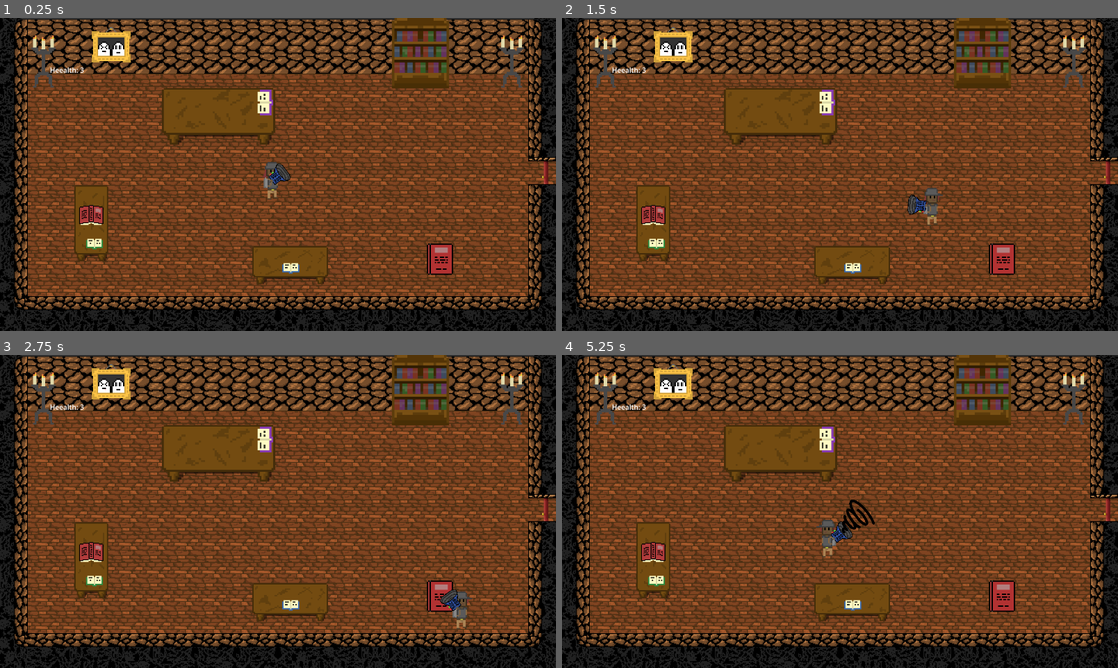
Above: before the commit, frames 1-4 (two rows, left to right).
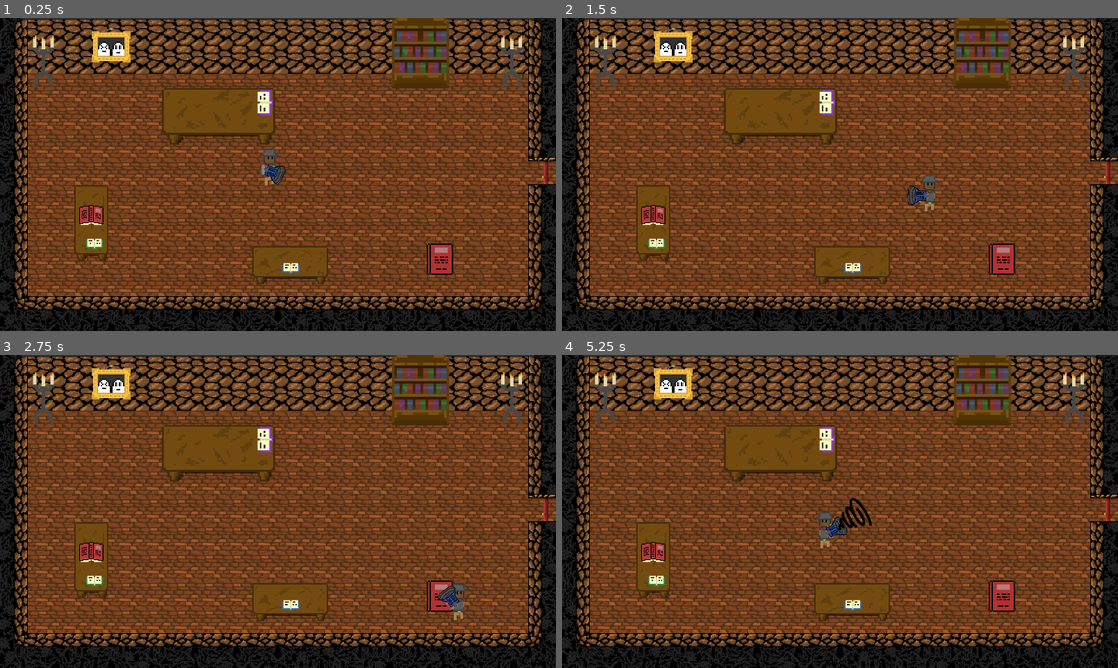
Above: after the commit, the same moments.

Repository: Oatcheese/Ghost-Catchin
Game: Godot game, scene res://Scenes/Main Scene.tscn
Same seed, same stepped clock (60 frames per second), same inputs: the game is played once before the commit and once after it.
Inputs (mouse positions are in pixels of both pictures, inside the frame that each line leads up to):
- Up to frame 1 (0.25 s): no input
- Up to frame 2 (1.5 s): tap Enter at 0.5 s; move the mouse to (962, 158) at 0.52 s; hold D (move_right) 0.53-1.28 s; click (962, 158) at 0.67 s; move the mouse to (728, 190) at 1.27 s; hold S (move_down) from 1.28 s (still down)
- Up to frame 3 (2.75 s): move the mouse to (333, 442) at 2.02 s; release S (move_down) at 2.03 s; hold D (move_right) from 2.03 s (still down)
- Up to frame 4 (5.25 s): move the mouse to (812, 574) at 2.77 s; release D (move_right) at 2.78 s; hold W (move_up) 2.78-3.53 s; click (812, 574) at 2.92 s; move the mouse to (1006, 558) at 3.52 s; hold A (move_left) 3.53-5.03 s; move the mouse to (673, 464) at 4.27 s; move the mouse to (867, 511) at 5.02 s; hold S (move_down) from 5.03 s (still down); click (867, 511) at 5.17 s

The runs differ from the first frame. In frame 1, 0.5% of the frame differs, in the area x 9-53%, y 15-58%; in frame 2, 0.6%; in frame 3, 0.5%; in frame 4, 0.7%, in the area x 9-57%, y 15-65%.

Commit message:
Player fixes (#30)
* fix: player collisions and doors

* fix: vacuum moves around player

Diff:
--- a/Scenes/Doors/BottomDoor.tscn
+++ b/Scenes/Doors/BottomDoor.tscn
@@ -1,7 +1,7 @@
 [gd_scene format=3 uid="uid://dqsrasa51h5fq"]
 
 [ext_resource type="Texture2D" uid="uid://rnr4d2lbc04h" path="res://Sprites/Doors/bottom-door.png" id="1_r1oog"]
-[ext_resource type="Script" uid="uid://u214hb2flxv8" path="res://Scripts/Doors/Door.gd" id="1_sx37k"]
+[ext_resource type="Script" uid="uid://u214hb2flxv8" path="res://Scripts/Door.gd" id="1_sx37k"]
 [ext_resource type="Texture2D" uid="uid://cqsiu3hnx73hb" path="res://Sprites/Doors/bottom-door-open.png" id="2_sx37k"]
 
 [sub_resource type="SpriteFrames" id="SpriteFrames_qcfhw"]
--- a/Scenes/Doors/LeftDoor.tscn
+++ b/Scenes/Doors/LeftDoor.tscn
@@ -1,6 +1,6 @@
 [gd_scene format=3 uid="uid://42eq78vsn5i8"]
 
-[ext_resource type="Script" uid="uid://u214hb2flxv8" path="res://Scripts/Doors/Door.gd" id="1_386r2"]
+[ext_resource type="Script" uid="uid://u214hb2flxv8" path="res://Scripts/Door.gd" id="1_386r2"]
 [ext_resource type="Texture2D" uid="uid://k1eojefnye1g" path="res://Sprites/Doors/left-door.png" id="1_i0lk1"]
 [ext_resource type="Texture2D" uid="uid://dwb1vnmrpbu5e" path="res://Sprites/Doors/left-door-open.png" id="2_386r2"]
 
--- a/Scenes/Doors/RightDoor.tscn
+++ b/Scenes/Doors/RightDoor.tscn
@@ -1,6 +1,6 @@
 [gd_scene format=3 uid="uid://s8n7odewuimf"]
 
-[ext_resource type="Script" uid="uid://u214hb2flxv8" path="res://Scripts/Doors/Door.gd" id="1_b1bnq"]
+[ext_resource type="Script" uid="uid://u214hb2flxv8" path="res://Scripts/Door.gd" id="1_b1bnq"]
 [ext_resource type="Texture2D" uid="uid://cl71xh20anbx2" path="res://Sprites/Doors/right-door.png" id="2_1fk65"]
 [ext_resource type="Texture2D" uid="uid://jcllp3aj3ki4" path="res://Sprites/Doors/right-door-open.png" id="3_bgsld"]
 
--- a/Scenes/Doors/TopDoor.tscn
+++ b/Scenes/Doors/TopDoor.tscn
@@ -1,6 +1,6 @@
 [gd_scene format=4 uid="uid://c2ahyviycpspv"]
 
-[ext_resource type="Script" uid="uid://u214hb2flxv8" path="res://Scripts/Doors/Door.gd" id="1_1ko6w"]
+[ext_resource type="Script" uid="uid://u214hb2flxv8" path="res://Scripts/Door.gd" id="1_1ko6w"]
 [ext_resource type="Texture2D" uid="uid://dr08l7qbbr0bb" path="res://Sprites/Doors/top-door.png" id="2_v5lka"]
 [ext_resource type="Texture2D" uid="uid://b1vqskltuvyia" path="res://Sprites/Doors/top-door-open.png" id="3_n0vcw"]
 [ext_resource type="Texture2D" uid="uid://bywhhn18kyqai" path="res://Sprites/Doors/top-door-mask.png" id="4_d7o7x"]
--- a/Scenes/Player.tscn
+++ b/Scenes/Player.tscn
@@ -7,7 +7,6 @@
 [ext_resource type="Texture2D" uid="uid://dbd6pn17v85qs" path="res://Sprites/player/UntitledArtwork1 - 1.png" id="6_52ee3"]
 [ext_resource type="Texture2D" uid="uid://b8v0pei01614l" path="res://Sprites/vacuum.png" id="7_52ee3"]
 [ext_resource type="Texture2D" uid="uid://0nyq58qn40om" path="res://Sprites/player/UntitledArtwork1 - 2.png" id="7_bhhdu"]
-[ext_resource type="Script" uid="uid://c1irkpoue2wjn" path="res://Scripts/HealthCheck.gd" id="8_bhhdu"]
 
 [sub_resource type="SpriteFrames" id="SpriteFrames_a35do"]
 animations = [{
@@ -38,44 +37,30 @@
 [sub_resource type="RectangleShape2D" id="RectangleShape2D_ysm7c"]
 size = Vector2(25.600002, 25.600004)
 
-[node name="PlayerNode" type="Node2D" unique_id=388349598]
+[node name="Player" type="Node2D" unique_id=388349598]
 scale = Vector2(4, 4)
-
-[node name="Control2" type="Control" parent="." unique_id=926420938]
-layout_mode = 3
-anchors_preset = 0
-offset_right = 40.0
-offset_bottom = 40.0
-
-[node name="Label" type="Label" parent="Control2" unique_id=388204567]
-layout_mode = 0
-offset_left = -47.52
-offset_top = -8.96
-offset_right = -7.5200005
-offset_bottom = 14.04
-script = ExtResource("8_bhhdu")
 
 [node name="Player" type="CharacterBody2D" parent="." unique_id=2058297414 groups=["player"]]
 scale = Vector2(3, 3)
 script = ExtResource("1_dewec")
 
 [node name="AnimatedSprite2D" type="AnimatedSprite2D" parent="Player" unique_id=1889163727]
+position = Vector2(-2.5, -10.083334)
 sprite_frames = SubResource("SpriteFrames_a35do")
 
 [node name="Control" type="Control" parent="Player" unique_id=540934993]
 z_index = 1
 layout_mode = 3
 anchors_preset = 0
-offset_top = -50.0
-offset_right = 40.0
-offset_bottom = -10.0
+offset_left = -25.0
+offset_top = -40.0
+offset_right = -25.0
+offset_bottom = -40.0
 
 [node name="VacuumProgress" type="ProgressBar" parent="Player/Control" unique_id=1866189371]
 layout_mode = 0
-offset_left = -23.100002
-offset_top = 21.15
-offset_right = 26.899998
-offset_bottom = 41.762314
+offset_right = 50.0
+offset_bottom = 20.000002
 scale = Vector2(1, 0.397)
 theme_override_styles/background = SubResource("StyleBoxFlat_5ixxa")
 theme_override_styles/fill = SubResource("StyleBoxFlat_nn08x")
@@ -83,28 +68,27 @@
 script = ExtResource("4_5ixxa")
 
 [node name="CollisionShape2D" type="CollisionShape2D" parent="Player" unique_id=860557823]
-position = Vector2(1.8984375, 10)
 shape = SubResource("RectangleShape2D_bhhdu")
 
-[node name="Vacuum2" type="Area2D" parent="Player" unique_id=1206460143]
+[node name="Vacuum" type="Area2D" parent="Player" unique_id=1206460143]
+position = Vector2(-2, -9)
 collision_mask = 3
 script = ExtResource("4_nn08x")
 
-[node name="VacuumSprite" type="Sprite2D" parent="Player/Vacuum2" unique_id=1583014815]
-position = Vector2(0.16000009, -6.88)
+[node name="VacuumSprite" type="Sprite2D" parent="Player/Vacuum" unique_id=1583014815]
+position = Vector2(6.25, 0.46666718)
 scale = Vector2(0.5, 0.5)
 texture = ExtResource("7_52ee3")
-centered = false
 
-[node name="Succ" type="Sprite2D" parent="Player/Vacuum2" unique_id=1670679414]
-position = Vector2(23.199999, -1.76)
+[node name="Succ" type="Sprite2D" parent="Player/Vacuum" unique_id=1670679414]
+position = Vector2(21.25, -2.3666663)
 rotation = 1.5707964
-scale = Vector2(0.049963478, 0.049963478)
+scale = Vector2(0.05, 0.05)
 texture = ExtResource("5_nn08x")
 
-[node name="SuccCollider" type="CollisionShape2D" parent="Player/Vacuum2" unique_id=912975859]
-position = Vector2(22.833334, -2.1666665)
+[node name="SuccCollider" type="CollisionShape2D" parent="Player/Vacuum" unique_id=912975859]
+position = Vector2(21.249998, -2.1999993)
 scale = Vector2(0.99999976, 0.99999976)
 shape = SubResource("RectangleShape2D_ysm7c")
 
-[connection signal="body_entered" from="Player/Vacuum2" to="Player/Vacuum2" method="_on_body_entered"]
+[connection signal="body_entered" from="Player/Vacuum" to="Player/Vacuum" method="_on_body_entered"]
--- a/Scenes/Room1.tscn
+++ b/Scenes/Room1.tscn
@@ -9,7 +9,6 @@
 [ext_resource type="Texture2D" uid="uid://cr26771hxute6" path="res://Sprites/floor-tile.png" id="6_olvpm"]
 [ext_resource type="Texture2D" uid="uid://bke1rl0k220nn" path="res://Sprites/wall-tile.png" id="7_xqepp"]
 [ext_resource type="PackedScene" uid="uid://s8n7odewuimf" path="res://Scenes/Doors/RightDoor.tscn" id="9_626qf"]
-[ext_resource type="PackedScene" uid="uid://dpd6b4rc3pmy4" path="res://Scenes/Room2.tscn" id="10_wsvf8"]
 [ext_resource type="Texture2D" uid="uid://c7bcectfsove4" path="res://Sprites/table1.png" id="13_huy5m"]
 [ext_resource type="Texture2D" uid="uid://dmlsvauhl86rl" path="res://Sprites/candelabra/UntitledArtwork1 - 1.png" id="14_a7g50"]
 [ext_resource type="Texture2D" uid="uid://ci3qho3qo0igg" path="res://Sprites/candelabra/UntitledArtwork1 - 2.png" id="15_626qf"]
@@ -142,9 +141,6 @@
 [node name="Room1" type="Node2D" unique_id=329816156]
 scale = Vector2(2, 2)
 
-[node name="RDoorMark" type="Marker2D" parent="." unique_id=1924532586]
-position = Vector2(624, 172)
-
 [node name="SpawnPoint" type="Marker2D" parent="." unique_id=274395659]
 position = Vector2(309.5, 188)
 
@@ -156,10 +152,13 @@
 tile_map_data = PackedByteArray("AAAAAAEAAQAAAAAAABAAAAIAAQAAAAAAABAAAAMAAQAAAAAAABAAAAQAAQAAAAAAABAAAAUAAQAAAAAAABAAAA …(3440 unchanged characters)…
 tile_set = SubResource("TileSet_ro2ln")
 
-[node name="RDoor" parent="." unique_id=1785350478 instance=ExtResource("9_626qf")]
-position = Vector2(623.5, 176)
+[node name="RightDoor" parent="." unique_id=1785350478 instance=ExtResource("9_626qf")]
+position = Vector2(624, 176)
 spawn_marker_name = "LeftDoorSpawn"
-_next_room = ExtResource("10_wsvf8")
+next_room_path = "uid://dpd6b4rc3pmy4"
+
+[node name="RightDoorSpawn" type="Marker2D" parent="." unique_id=1924532586]
+position = Vector2(624, 176)
 
 [node name="Walls" type="StaticBody2D" parent="." unique_id=1780022640]
 
--- a/Scenes/Room2.tscn
+++ b/Scenes/Room2.tscn
@@ -111,12 +111,6 @@
 position = Vector2(0, 24)
 scale = Vector2(2, 2)
 
-[node name="LeftDoorSpawn" type="Marker2D" parent="." unique_id=1924532586]
-position = Vector2(16, 172)
-
-[node name="TopDoorMark" type="Marker2D" parent="." unique_id=1068743458]
-position = Vector2(336, 64)
-
 [node name="Background" type="TileMapLayer" parent="." unique_id=1938228233]
 position = Vector2(0, -12)
 tile_map_data = PackedByteArray("AAAAAAAAAQAAAAIAAAAAAAEAAQADAAMAAAAAAAIAAQADAAEAAAAAAAMAAQACAAAAAAAAAAQAAQAAAAEAAAAAAA …(14640 unchanged characters)…
@@ -129,7 +123,11 @@
 
 [node name="TopDoor" parent="." unique_id=993216977 instance=ExtResource("8_iqqoj")]
 position = Vector2(336, 43.5)
-spawn_marker_name = "BottomDoorMark"
+spawn_marker_name = "BottomDoorSpawn"
+next_room_path = "uid://dcm28t3s82xlm"
+
+[node name="TopDoorSpawn" type="Marker2D" parent="." unique_id=1068743458]
+position = Vector2(336, 64)
 
 [node name="Walls" type="StaticBody2D" parent="." unique_id=822178724]
 position = Vector2(0, -4)
@@ -199,7 +197,11 @@
 
 [node name="LeftDoor" parent="." unique_id=1131350925 instance=ExtResource("8_rsckw")]
 position = Vector2(16, 172)
-spawn_marker_name = "RDoorMark"
+spawn_marker_name = "RightDoorSpawn"
+next_room_path = "uid://ddjqdasxdrfrg"
+
+[node name="LeftDoorSpawn" type="Marker2D" parent="." unique_id=1924532586]
+position = Vector2(16, 172)
 
 [node name="Ghost" parent="." unique_id=2131525068 instance=ExtResource("7_bbr00")]
 position = Vector2(126, -58)
--- a/Scenes/Room3.tscn
+++ b/Scenes/Room3.tscn
@@ -125,9 +125,6 @@
 position = Vector2(0, 8)
 scale = Vector2(2, 2)
 
-[node name="BottomDoorMark" type="Marker2D" parent="." unique_id=125068149]
-position = Vector2(336, 320)
-
 [node name="Background" type="TileMapLayer" parent="." unique_id=1038470188]
 position = Vector2(0, -4)
 tile_map_data = PackedByteArray("AAAAAAAAAQAAAAAAAAAAAAEAAQACAAEAAAAAAAIAAQADAAIAAAAAAAMAAQAAAAEAAAAAAAQAAQAAAAEAAAAAAA …(14640 unchanged characters)…
@@ -138,6 +135,14 @@
 tile_map_data = PackedByteArray("AAAAAAEAAQAAAAAAABAAAAIAAQAAAAAAABAAAAMAAQAAAAAAABAAAAQAAQAAAAAAABAAAAUAAQAAAAAAABAAAA …(3440 unchanged characters)…
 tile_set = SubResource("TileSet_8cp2n")
 
+[node name="BottomDoor" parent="." unique_id=910077795 instance=ExtResource("12_qrwqm")]
+position = Vector2(336, 340)
+spawn_marker_name = "TopDoorSpawn"
+next_room_path = "uid://dpd6b4rc3pmy4"
+
+[node name="BottomDoorSpawn" type="Marker2D" parent="." unique_id=125068149]
+position = Vector2(336, 340)
+
 [node name="LavaR" type="TileMapLayer" parent="." unique_id=1949363118]
 position = Vector2(0, 4)
 tile_map_data = PackedByteArray("AAAaAAYAAQAAAAAAAAAaAAcAAQAAAAEAAAAUAAgAAQAAAAAAAAAUAAkAAQAAAAEAAAAUAAoAAQAAAAEAACAUAA …(400 unchanged characters)…
@@ -227,6 +232,3 @@
 
 [node name="Ghost" parent="." unique_id=2131525068 instance=ExtResource("14_avl2w")]
 position = Vector2(504.5, 188.5)
-
-[node name="BottomDoor" parent="." unique_id=910077795 instance=ExtResource("12_qrwqm")]
-position = Vector2(336, 339.5)
--- a/Scripts/Doors/Door.gd
+++ b/Scripts/Door.gd
@@ -1,13 +1,19 @@
 extends Node2D
 
 @export var spawn_marker_name: String = ""
-@export var _next_room: PackedScene = null
+@export_file("*.tscn") var next_room_path: String = ""
 
+var _next_room: PackedScene = null
 var _door_sprite: AnimatedSprite2D = null
 var _interaction_area: Area2D = null
 var _teleport_area: Area2D = null
 var _mask_area: Area2D = null
 var _mask: CanvasItem = null
+
+func _get_next_room() -> PackedScene:
+	if _next_room == null and next_room_path != "":
+		_next_room = load(next_room_path)
+	return _next_room
 
 func _ready() -> void:
 	_interaction_area = get_node_or_null("InteractionArea")
@@ -32,8 +38,9 @@
 
 func _on_teleport_area_body_entered(body: Node2D) -> void:
 	if body.is_in_group("player"):
+		var next_room := _get_next_room()
 		if _next_room:
-			GameManager.room_change_requested.emit(_next_room, spawn_marker_name)
+			GameManager.room_change_requested.emit(next_room, spawn_marker_name)
 
 func _on_interaction_area_body_entered(body: Node2D) -> void:
 	if body.is_in_group("player"):
Renamed: Scripts/Doors/Door.gd.uid -> Scripts/Door.gd.uid
